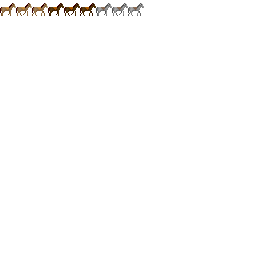
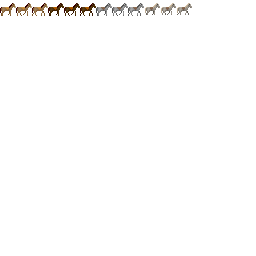
Layer changes from the first (256, 256) image to the second:
painted on "Background" over [145, 3, 192, 15]
